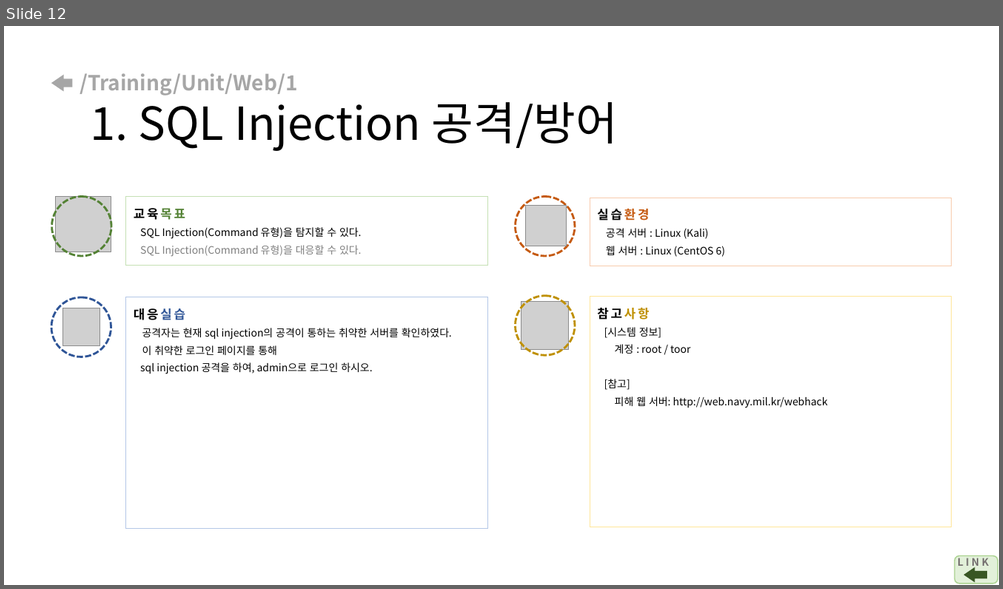
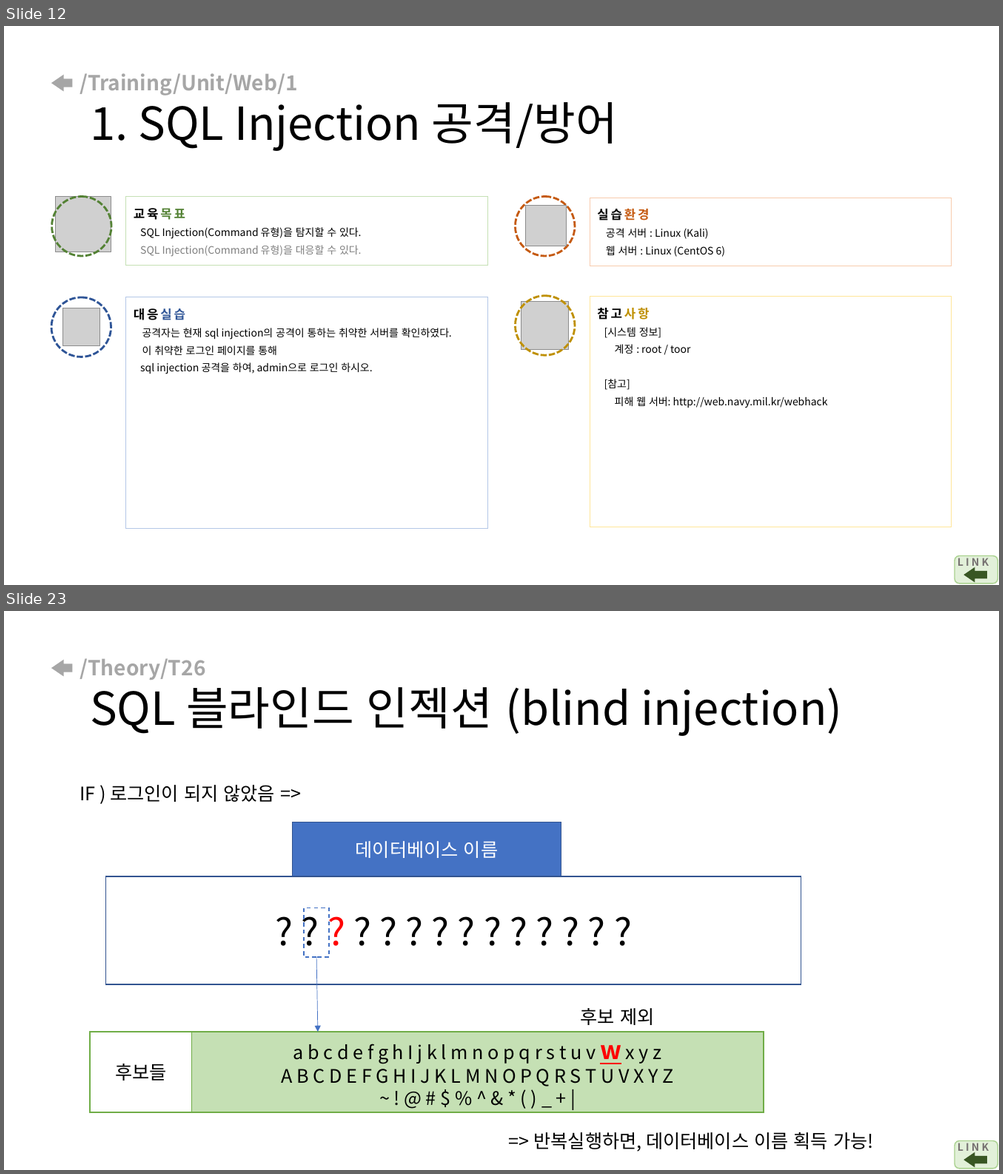
Before and after one commit to arizona95/CyberTraining, a slide deck: Lecture/student_before_class_ppt/국방사이버보안_수업전_5강.pptx. Shown one above the other, each under a label of ours: slide 12 before the commit, slides 12 and 23 after it; the slides between them are not shown. The pictures are 1003x589 and 1003x1174 pixels, drawn with LibreOffice and Linux fonts; fonts in the diff are those of the drawing; grey boxes stand for pictures. Boxes give left, top, right and bottom in pixels: in the first picture for what was removed or moved away, otherwise in the second. Text is boxed around its words. In the diff, an @@ line names an element or a change of style, - is before the commit and + after.

```diff
--- a/Lecture/student_before_class_ppt/국방사이버보안_수업전_5강.pptx
+++ b/Lecture/student_before_class_ppt/국방사이버보안_수업전_5강.pptx
@@ slide 23 added at bbox=[4, 611, 999, 1170], background #FFFFFF @@
@@ right arrow added at bbox=[51, 660, 72, 677], fill #A6A6A6 @@
@@ title added at bbox=[79, 658, 842, 736], 44 pt, text #000000 @@
+/Theory/T26
+SQL 블라인드 인젝션 (blind injection)
@@ text added at bbox=[79, 785, 276, 802], 18 pt, text #000000 @@
+IF ) 로그인이 되지 않았음 =>
@@ rectangle added at bbox=[293, 822, 561, 877], fill #4472C4, outline #325491 1 pt, 18 pt, text #FFFFFF @@
+데이터베이스 이름
@@ rectangle added at bbox=[106, 877, 802, 985], fill #FFFFFF, outline #325491 1 pt, 36 pt, text #000000 @@
+? ? ? ? ? ? ? ? ? ? ? ? ? ?
@@ rectangle added at bbox=[304, 908, 330, 957], outline #4472C4 1 pt dashed @@
@@ arrow added from (316, 957) to (318, 1033), #4472C4 0.5 pt @@
@@ text added at bbox=[580, 1008, 654, 1025], 18 pt, text #000000 @@
+후보 제외
@@ rectangle added at bbox=[90, 1033, 191, 1113], fill #FFFFFF, outline #70AD47 1 pt, 18 pt, text #000000 @@
+후보들
@@ rectangle added at bbox=[191, 1033, 762, 1113], fill #C5E0B4, outline #70AD47 1 pt, 18 pt, text #000000 @@
+a b c d e f g h I j k l m n o p q r s t u v w x y z
+A B C D E F G H I J K L M N O P Q R S T U V X Y Z
+~ ! @ # $ % ^ & * ( ) _ + |
@@ text added at bbox=[533, 1133, 874, 1152], 18 pt, text #000000 @@
+=> 반복실행하면, 데이터베이스 이름 획득 가능!
@@ rounded rectangle added at bbox=[955, 1142, 998, 1169], fill #E2F0D9, outline #A9D18E 1 pt @@
@@ text added at bbox=[957, 1142, 989, 1155], 10 pt, text #767171, bold @@
+L I N K
@@ right arrow added at bbox=[964, 1153, 987, 1167], fill #385723 @@
```
Also in this commit, not shown: 10 other slides added, 2 other files.
